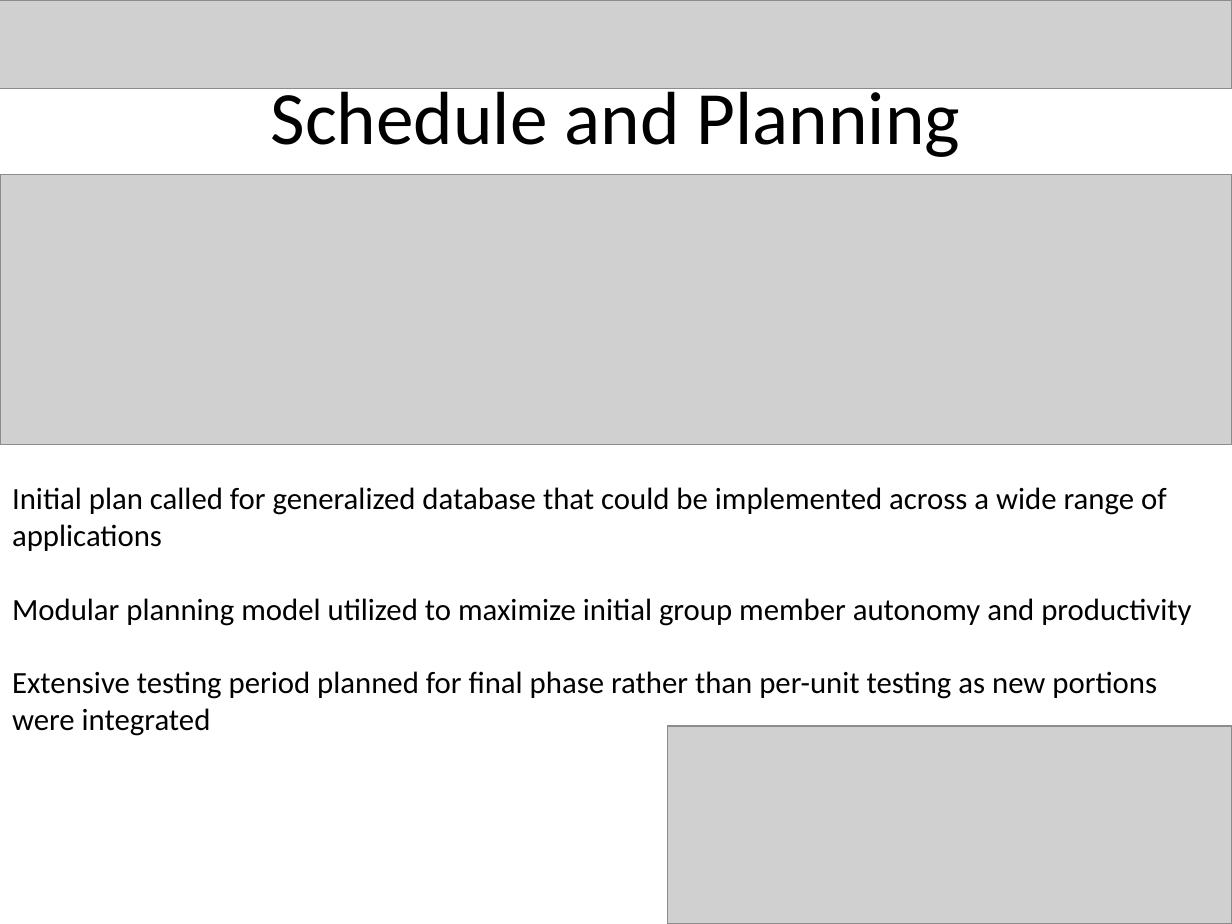
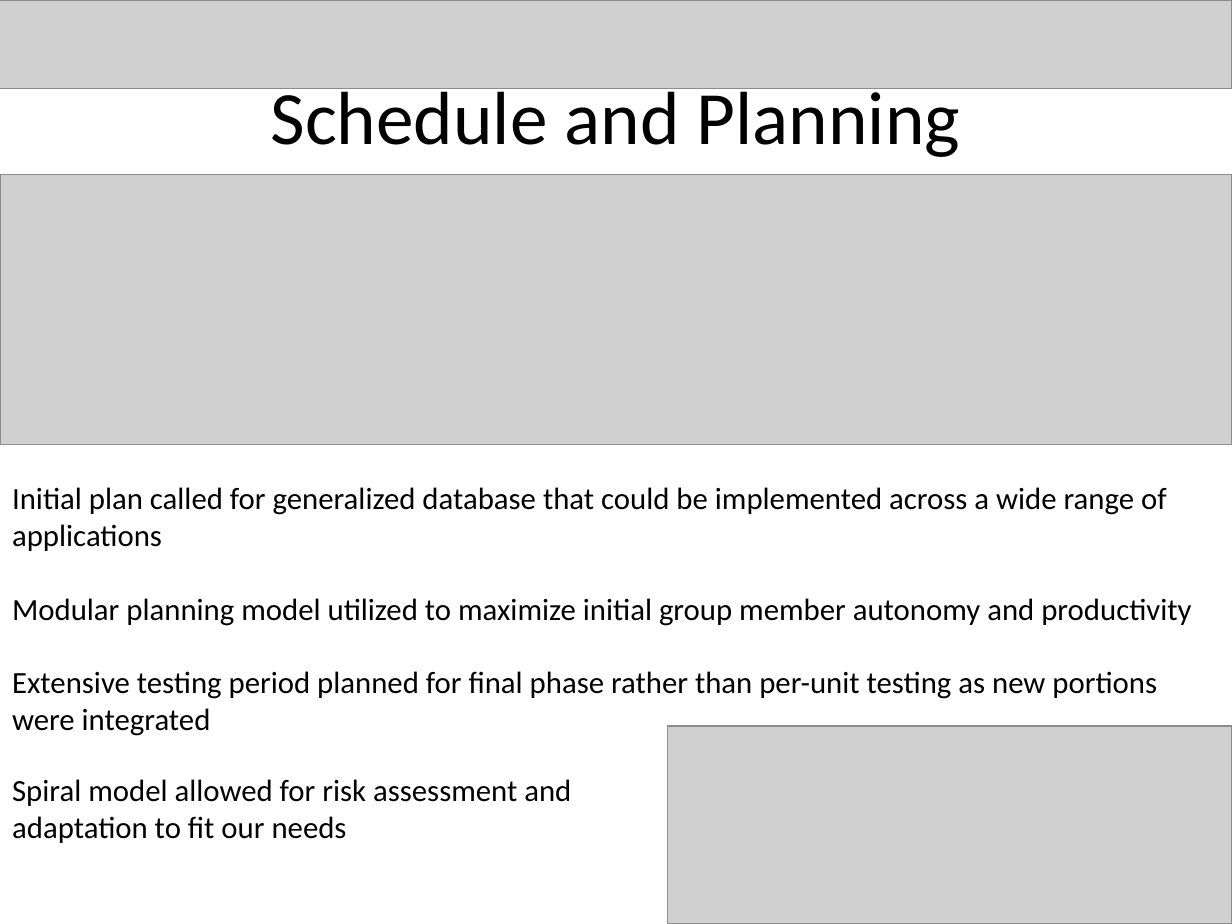
Before and after one commit to bjarratt/csce431-team1, a slide deck: slide 9 of FinalPres.pptx (slide 8 before the commit). Drawn at 1232x924 pixels with LibreOffice and Linux fonts; fonts in the diff are those of the drawing; grey boxes stand for pictures. Boxes give left, top, right and bottom in pixels: in the first picture for what was removed or moved away, otherwise in the second. Text is boxed around its words. In the diff, an @@ line names an element or a change of style, - is before the commit and + after.

```diff
--- a/FinalPres.pptx
+++ b/FinalPres.pptx
@@ text added at box(12, 779, 571, 843), 18 pt, text #000000 @@
+Spiral model allowed for risk assessment and adaptation to fit our needs
```
Also in this commit, not shown: 4 other slides changed, 2 slides added, 1 slide removed, 1 other file.
